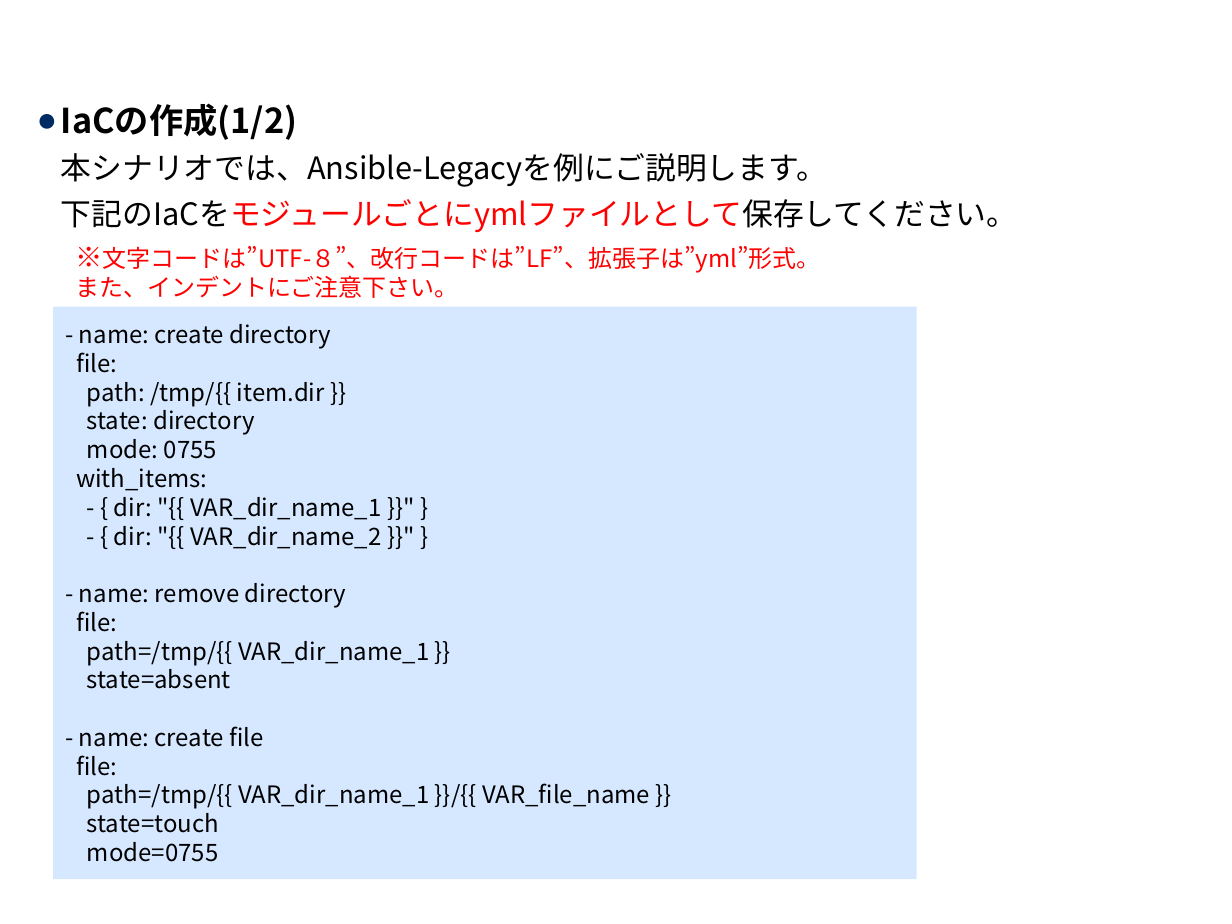
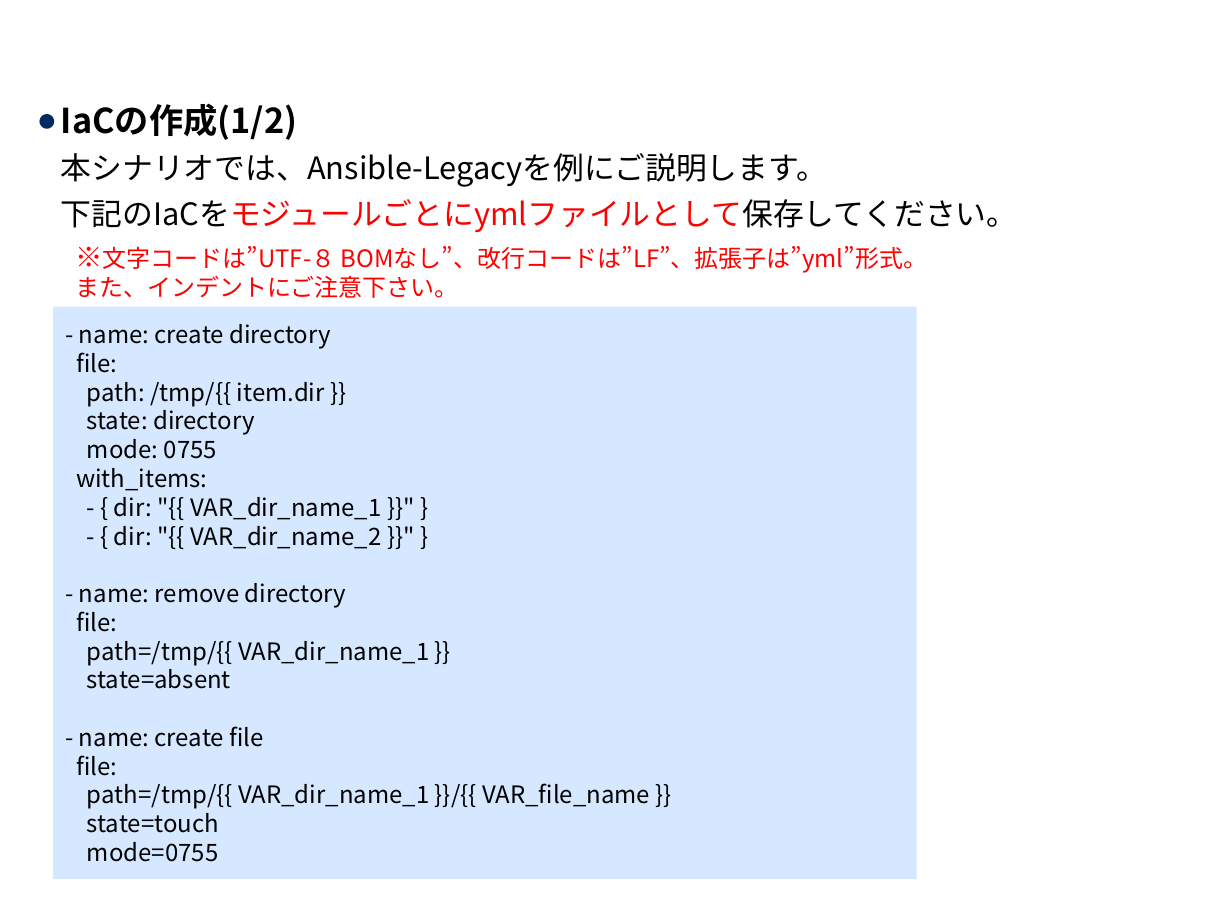
Before and after one commit to exastro-suite/it-automation-docs, a slide deck: slide 8 of asset/Learn_ja/ITA-Conductor_practice_ja.pptx. Drawn at 1232x924 pixels with LibreOffice and Linux fonts; fonts in the diff are those of the drawing; background and template pictures are left out. Boxes give left, top, right and bottom in pixels: in the first picture for what was removed or moved away, otherwise in the second. Text is boxed around its words. In the diff, an @@ line names an element or a change of style, - is before the commit and + after.

```diff
--- a/asset/Learn_ja/ITA-Conductor_practice_ja.pptx
+++ b/asset/Learn_ja/ITA-Conductor_practice_ja.pptx
@@ text at (75,246,927,298): text changed @@
-    ※文字コードは”UTF-８”、改行コードは”LF”、拡張子は”yml”形式。
-    また、インデントにご注意下さい。
+    ※文字コードは”UTF-８ BOMなし”、改行コードは”LF”、拡張子は”yml”形式。
+    また、インデントにご注意下さい。
```
Also in this commit, not shown: 5 other slides changed, 1 other file.
